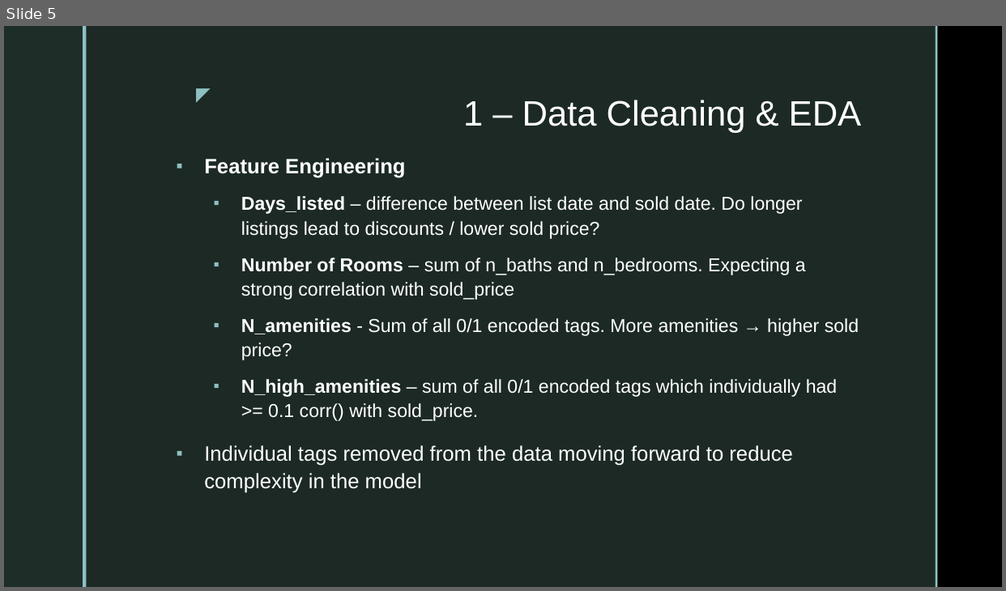
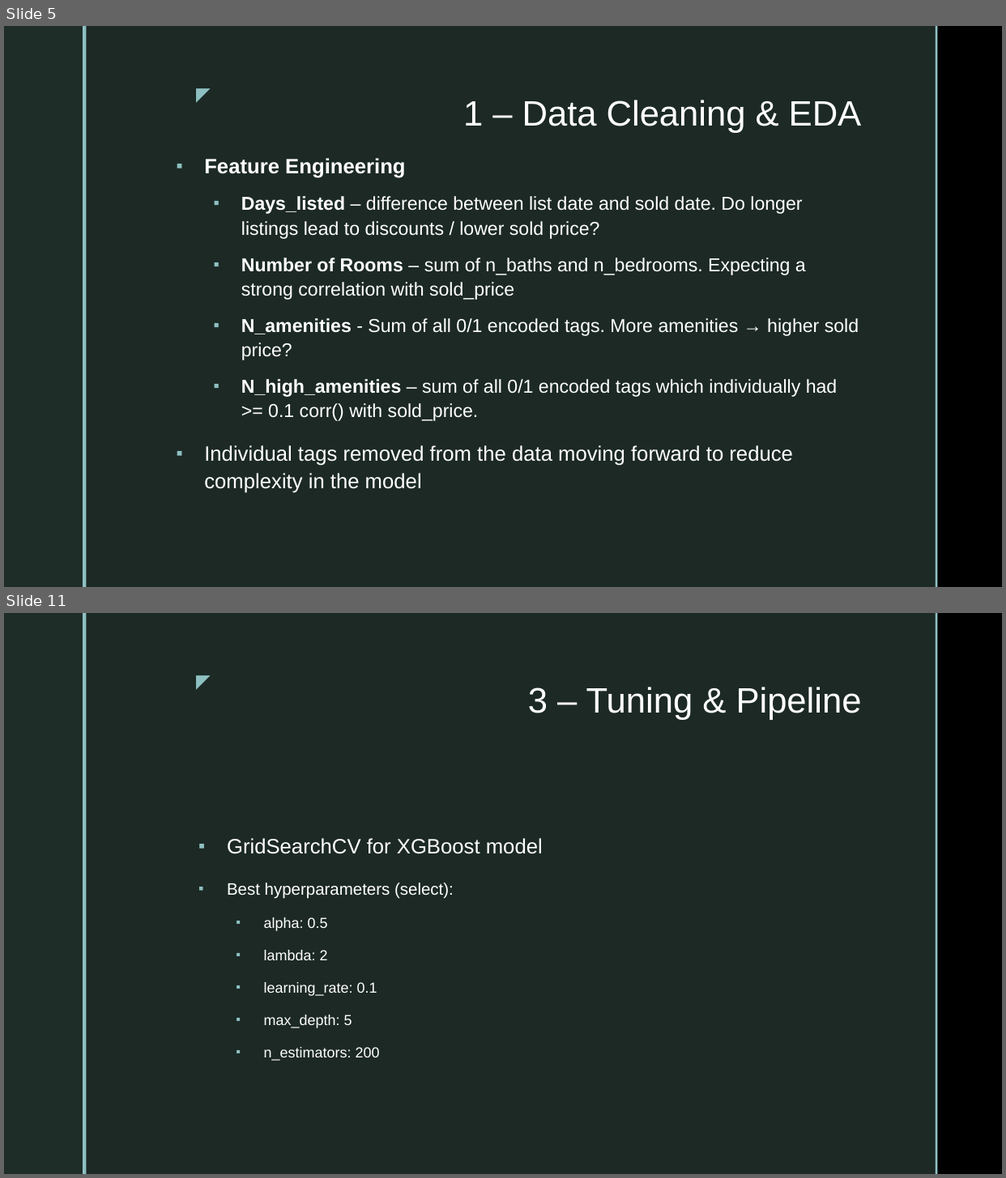
Before and after one commit to tjjdoherty/tdsf-house-prices-midterm, a slide deck: tdsf-midterm-prez.pptx. Shown one above the other, each under a label of ours: slide 5 before the commit, slides 5 and 11 after it; the slides between them are not shown. The pictures are 1006x591 and 1006x1178 pixels, drawn with LibreOffice and Linux fonts; fonts in the diff are those of the drawing; background and template pictures are left out. Boxes give left, top, right and bottom in pixels: in the first picture for what was removed or moved away, otherwise in the second. Text is boxed around its words. In the diff, an @@ line names an element or a change of style, - is before the commit and + after.

```diff
--- a/tdsf-midterm-prez.pptx
+++ b/tdsf-midterm-prez.pptx
@@ slide 11 added at (x1=4, y1=613, x2=1002, y2=1174), background picture (left out); not listed: 5 template elements that a slide beside it also shows @@
@@ title added at (x1=528, y1=687, x2=862, y2=720), 34 pt, text #FFFFFF @@
+3 – Tuning & Pipeline
@@ text added at (x1=227, y1=838, x2=543, y2=1061), 14 pt, text #FFFFFF @@
+▪ GridSearchCV for XGBoost model
+▪ Best hyperparameters (select):
+  ▪ alpha: 0.5
+  ▪ lambda: 2
+  ▪ learning_rate: 0.1
+  ▪ max_depth: 5
+  ▪ n_estimators: 200
```
Also in this commit, not shown: 3 slides changed, 4 other slides added, 2 slides removed, 1 other file.
